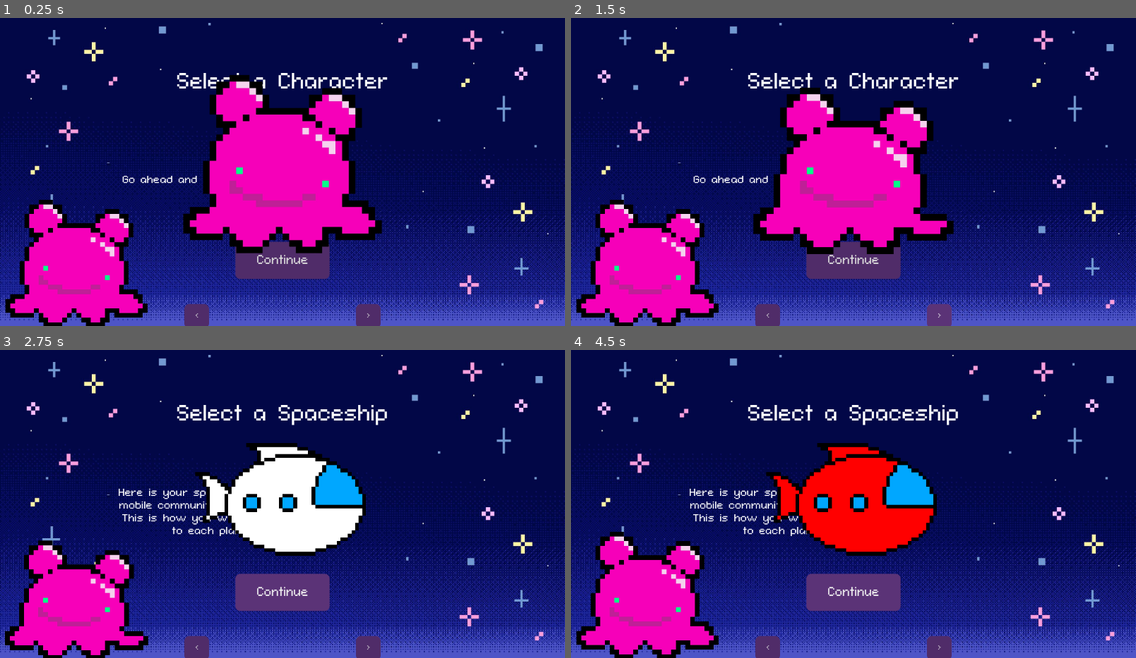
Above: before the commit, frames 1-4 (two rows, left to right).
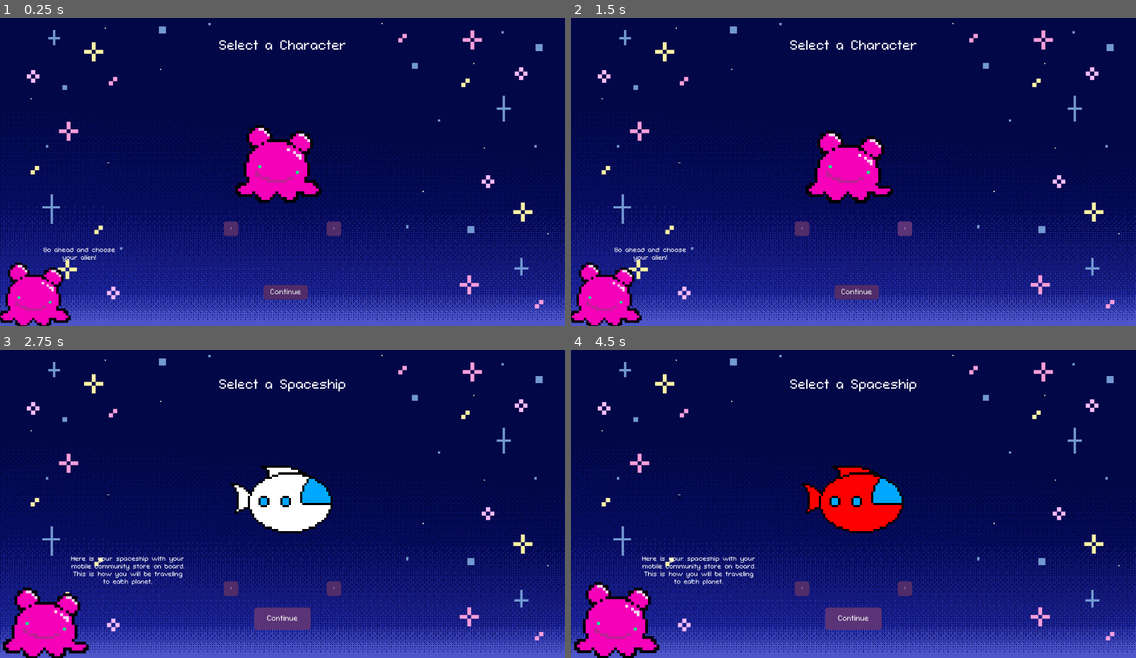
Above: after the commit, the same moments.

Repository: asiderys/ROOT16-Game-Jam
Game: Godot game, scene res://character_selection/character_selection.tscn
Two runs of this game, one before a commit and one after it. Both use one fixed random seed, a clock stepped at 60 frames per second and the inputs below. This scene is started directly instead of the project's main scene. Sound files missing from this copy of the repository are replaced by a short silence.
Inputs:
- Up to frame 1 (0.25 s): no input
- Up to frame 2 (1.5 s): click "<" at 0.5 s; click ">" at 1.25 s
- Up to frame 3 (2.75 s): click "Continue" at 2 s
- Up to frame 4 (4.5 s): click "<" at 2.75 s; click ">" at 3.5 s; click "Continue" at 4.25 s

The runs differ from the first frame. In frame 1, 22% of the frame differs, in the area x 0-99%, y 1-100%; in frame 2, 21%; in frame 3, 17%; in frame 4, 17%.

Commit message:
Fixed scaling

Diff:
--- a/character_selection/character_selection.gd
+++ b/character_selection/character_selection.gd
@@ -15,19 +15,23 @@
 	$SelectedVBox/SelectedHBox/Selected.sprite_frames = load("res://art/aliens/" + aliens[current_alien] + "/" + aliens[current_alien] + "_frames.tres")
 	$SelectedVBox/SelectedHBox/Selected.play()
 func next_sprite():
+	current_alien = (current_alien + 1) % len(aliens)
+	change_sprite()
+func prev_sprite():
+	current_alien = (current_alien - 1) % len(aliens)
+	change_sprite()
+
+func change_sprite():
 	$DefaultButton.play()
-	current_alien = (current_alien + 1) % len(aliens)
 	$SelectedVBox/SelectedHBox/Selected.sprite_frames = load("res://art/aliens/" + aliens[current_alien] + "/" + aliens[current_alien] + "_frames.tres")
 	$SelectedVBox/SelectedHBox/Selected.play()
 	global.player_sprite = $SelectedVBox/SelectedHBox/Selected.sprite_frames
-func prev_sprite():
-	$DefaultButton.play()
-	current_alien = (current_alien - 1) % len(aliens)
-	$SelectedVBox/SelectedHBox/Selected.sprite_frames = load("res://art/aliens/" + aliens[current_alien] + "/" + aliens[current_alien] + "_frames.tres")
-	$SelectedVBox/SelectedHBox/Selected.play()
-	global.player_sprite = $SelectedVBox/SelectedHBox/Selected.sprite_frames
-
-
+	if "sausage" == aliens[current_alien]:
+		$SelectedVBox/SelectedHBox/Selected.scale = Vector2(0.15, 0.15)
+	elif "strange_steve" == aliens[current_alien]:
+		$SelectedVBox/SelectedHBox/Selected.scale = Vector2(0.25, 0.25)
+	else:
+		$SelectedVBox/SelectedHBox/Selected.scale = Vector2(0.218, 0.218)
 func _on_continue_btn_pressed() -> void:
 	$ChooseCharacter.play()
 	await $ChooseCharacter.finished
--- a/character_selection/character_selection.tscn
+++ b/character_selection/character_selection.tscn
@@ -35,8 +35,8 @@
 layout_mode = 1
 anchors_preset = 10
 anchor_right = 1.0
-offset_top = 118.0
-offset_bottom = 181.0
+offset_top = 94.0
+offset_bottom = 157.0
 grow_horizontal = 2
 theme_override_fonts/font = ExtResource("7_uqmvk")
 theme_override_font_sizes/font_size = 45
@@ -62,9 +62,10 @@
 anchor_top = 1.0
 anchor_right = 0.5
 anchor_bottom = 1.0
-offset_left = -96.0
-offset_top = -76.0
-offset_right = 96.0
+offset_left = -64.0
+offset_top = -44.0
+offset_right = 86.0
+offset_bottom = 6.0
 grow_horizontal = 2
 grow_vertical = 0
 theme = ExtResource("3_ftqaf")
@@ -82,18 +83,18 @@
 script = ExtResource("4_etmm7")
 
 [node name="GuideFrames" type="AnimatedSprite2D" parent="Guide" unique_id=680985601]
-position = Vector2(156, -83.00001)
-scale = Vector2(0.21444449, 0.21444446)
+position = Vector2(117.111115, -61.12501)
+scale = Vector2(0.18203709, 0.18203706)
 sprite_frames = ExtResource("5_etmm7")
 
 [node name="AlienVoice" parent="Guide" unique_id=137993742 instance=ExtResource("7_odr2s")]
 
 [node name="ColorRect" type="Control" parent="Guide" unique_id=1526567121]
 anchors_preset = 0
-offset_left = 260.0
-offset_top = -418.0
-offset_right = 670.0
-offset_bottom = -217.0
+offset_left = 156.0
+offset_top = -335.0
+offset_right = 445.65173
+offset_bottom = -193.0
 
 [node name="Label" type="Label" parent="Guide/ColorRect" unique_id=1257877970]
 layout_mode = 1
@@ -129,7 +130,8 @@
 alignment = 1
 
 [node name="Selected" type="AnimatedSprite2D" parent="SelectedVBox/SelectedHBox" unique_id=1273799432]
-scale = Vector2(0.3, 0.3)
+position = Vector2(-14, -7)
+scale = Vector2(0.21814813, 0.21814813)
 sprite_frames = ExtResource("7_0lje1")
 
 [node name="ChangeSprite" type="HBoxContainer" parent="." unique_id=43734237]
@@ -138,8 +140,8 @@
 anchor_top = 0.5
 anchor_right = 1.0
 anchor_bottom = 0.5
-offset_top = 279.0
-offset_bottom = 329.0
+offset_top = 184.0
+offset_bottom = 234.0
 grow_horizontal = 2
 grow_vertical = 2
 theme_override_constants/separation = 300
--- a/endings/endings.tscn
+++ b/endings/endings.tscn
@@ -8,6 +8,7 @@
 [ext_resource type="SpriteFrames" uid="uid://dwxu5gdn6btil" path="res://art/aliens/sausage/sausage_frames.tres" id="5_ubvbi"]
 [ext_resource type="FontFile" uid="uid://b6mk7wnr8kmrh" path="res://connection_ii/ConnectionII.otf" id="8_00nh0"]
 [ext_resource type="AudioStream" uid="uid://bf5f1lcjsgx47" path="res://music/titlemusic.mp3" id="9_00nh0"]
+[ext_resource type="Texture2D" uid="uid://dqwrpg5v0drx1" path="res://art/aliens/bello_jello/bello_jello 1.png" id="9_y6xqr"]
 [ext_resource type="Texture2D" uid="uid://i0fcu4bs5gy1" path="res://art/ui_elements/START PAGE Title Text.png" id="9_ypho5"]
 [ext_resource type="AudioStream" uid="uid://7xvtwawarplh" path="res://AlienSounds/aliensound0.wav" id="10_ypho5"]
 
@@ -51,7 +52,7 @@
 "times": PackedFloat32Array(0, 3.3666666),
 "transitions": PackedFloat32Array(1, 1),
 "update": 0,
-"values": [Vector2(591, 99), Vector2(591, 219.16)]
+"values": [Vector2(980.305, 139.17), Vector2(960, 383.035)]
 }
 tracks/1/type = "value"
 tracks/1/imported = false
@@ -63,7 +64,7 @@
 "times": PackedFloat32Array(0, 3.3666666),
 "transitions": PackedFloat32Array(1, 1),
 "update": 0,
-"values": [Vector2(0.15925929, 0.15925929), Vector2(0.354, 0.354)]
+"values": [Vector2(0.2, 0.2), Vector2(0.559, 0.559)]
 }
 
 [sub_resource type="AnimationLibrary" id="AnimationLibrary_mxkwu"]
@@ -114,8 +115,8 @@
 script = ExtResource("1_7ilvu")
 
 [node name="Background" type="Sprite2D" parent="." unique_id=850889394]
-position = Vector2(586.3333, 327.5)
-scale = Vector2(0.61388886, 0.61388886)
+position = Vector2(961.44446, 538.5)
+scale = Vector2(1.0046296, 1.0046296)
 texture = ExtResource("1_1uqj3")
 
 [node name="LogoAnimator" type="AnimationPlayer" parent="." unique_id=112393904]
@@ -128,59 +129,61 @@
 
 [node name="GoomiGami" type="AnimatedSprite2D" parent="." unique_id=708330307]
 modulate = Color(0, 0, 0, 1)
-position = Vector2(446.5833, 511)
-scale = Vector2(0.2, 0.2)
+position = Vector2(585.00006, 837.00006)
+scale = Vector2(0.325, 0.325)
 sprite_frames = ExtResource("2_7ilvu")
 
 [node name="sausage" type="AnimatedSprite2D" parent="." unique_id=550271030]
 modulate = Color(0, 0, 0, 1)
-position = Vector2(891.5833, 486)
-scale = Vector2(0.1, 0.1)
+position = Vector2(1400, 827)
+scale = Vector2(0.23333333, 0.23333333)
 sprite_frames = ExtResource("5_ubvbi")
 speed_scale = 0.8
 
 [node name="PT" type="AnimatedSprite2D" parent="." unique_id=2021982541]
 modulate = Color(0, 0, 0, 1)
-position = Vector2(678.58325, 495.00003)
-scale = Vector2(0.2, 0.2)
+position = Vector2(1004, 849.00006)
+scale = Vector2(0.325, 0.325)
 sprite_frames = ExtResource("5_00nh0")
 speed_scale = 0.7
 
 [node name="StrangeSteve" type="AnimatedSprite2D" parent="." unique_id=1946330178]
 modulate = Color(0, 0, 0, 1)
-position = Vector2(208.0001, 492)
-scale = Vector2(0.2, 0.2)
+position = Vector2(257, 870)
+scale = Vector2(0.325, 0.325)
 sprite_frames = ExtResource("5_ilihb")
 speed_scale = 0.9
 
 [node name="SimpleStats" type="Node2D" parent="." unique_id=1039031706]
 
 [node name="ProfitsLbl" type="Label" parent="SimpleStats" unique_id=347404020]
-offset_left = 469.0
-offset_top = 207.0
-offset_right = 729.0
-offset_bottom = 237.0
+offset_left = 777.0
+offset_top = 279.0
+offset_right = 1167.0
+offset_bottom = 324.0
 theme_override_fonts/font = ExtResource("8_00nh0")
-theme_override_font_sizes/font_size = 30
+theme_override_font_sizes/font_size = 45
 text = "Total Profits: 1000"
+metadata/_edit_use_anchors_ = true
 
 [node name="TrustLbl" type="Label" parent="SimpleStats" unique_id=204682387]
-offset_left = 485.0
-offset_top = 269.0
-offset_right = 718.0
-offset_bottom = 299.0
+offset_left = 802.0
+offset_top = 351.0
+offset_right = 1151.0
+offset_bottom = 396.0
 theme_override_fonts/font = ExtResource("8_00nh0")
-theme_override_font_sizes/font_size = 30
+theme_override_font_sizes/font_size = 45
 text = "Total Trust: 1000"
+metadata/_edit_use_anchors_ = true
 
 [node name="StatsMsg" type="Label" parent="." unique_id=1592956060]
 visible = false
-offset_left = 318.0
-offset_top = 184.0
-offset_right = 849.0
-offset_bottom = 346.0
+offset_left = 573.0
+offset_top = 264.0
+offset_right = 1379.0
+offset_bottom = 534.0
 theme_override_fonts/font = ExtResource("8_00nh0")
-theme_override_font_sizes/font_size = 30
+theme_override_font_sizes/font_size = 35
 text = "You successfully developed great community relations, so your store was trusted enough by your customers to support and fulfill the community’s needs to aid in their issues with accessibility to healthy and affordable food."
 horizontal_alignment = 1
 autowrap_mode = 3
@@ -188,20 +191,24 @@
 [node name="Dynamic" type="Node2D" parent="." unique_id=1381960145]
 
 [node name="blorpl" type="Sprite2D" parent="Dynamic" unique_id=683897896]
-position = Vector2(320.58328, 554)
-scale = Vector2(0.10486108, 0.10486108)
+position = Vector2(423.99994, 910.99994)
+scale = Vector2(0.2408784, 0.2408784)
+texture = ExtResource("9_y6xqr")
 
 [node name="orb" type="Sprite2D" parent="Dynamic" unique_id=1688143667]
-position = Vector2(555.58325, 555)
-scale = Vector2(0.10486108, 0.10486108)
+position = Vector2(815, 891.00006)
+scale = Vector2(0.22518758, 0.22518758)
+texture = ExtResource("9_y6xqr")
 
 [node name="SPHEEP" type="Sprite2D" parent="Dynamic" unique_id=569431367]
-position = Vector2(798.5832, 556)
-scale = Vector2(0.10486108, 0.10486108)
+position = Vector2(1183, 906)
+scale = Vector2(0.24951185, 0.24951185)
+texture = ExtResource("9_y6xqr")
 
 [node name="bello_jello" type="Sprite2D" parent="Dynamic" unique_id=1387532385]
-position = Vector2(1013.58325, 545)
-scale = Vector2(0.10486108, 0.10486108)
+position = Vector2(1629, 909)
+scale = Vector2(0.24268018, 0.24268018)
+texture = ExtResource("9_y6xqr")
 
 [node name="Music" type="AudioStreamPlayer2D" parent="." unique_id=828480178]
 stream = ExtResource("9_00nh0")
@@ -213,8 +220,13 @@
 libraries/ = SubResource("AnimationLibrary_asu1g")
 
 [node name="ColorRect" type="ColorRect" parent="Fade" unique_id=2112030303]
+visible = false
+anchors_preset = -1
+anchor_right = 0.3861465
+anchor_bottom = 0.39259258
 offset_left = -34.0
 offset_top = -27.0
 offset_right = 1204.0
 offset_bottom = 681.0
 color = Color(0, 0, 0, 1)
+metadata/_edit_use_anchors_ = true
--- a/project.godot
+++ b/project.godot
@@ -22,6 +22,8 @@
 
 [display]
 
+window/size/viewport_width=1920
+window/size/viewport_height=1080
 window/size/mode=4
 window/stretch/mode="viewport"
 
